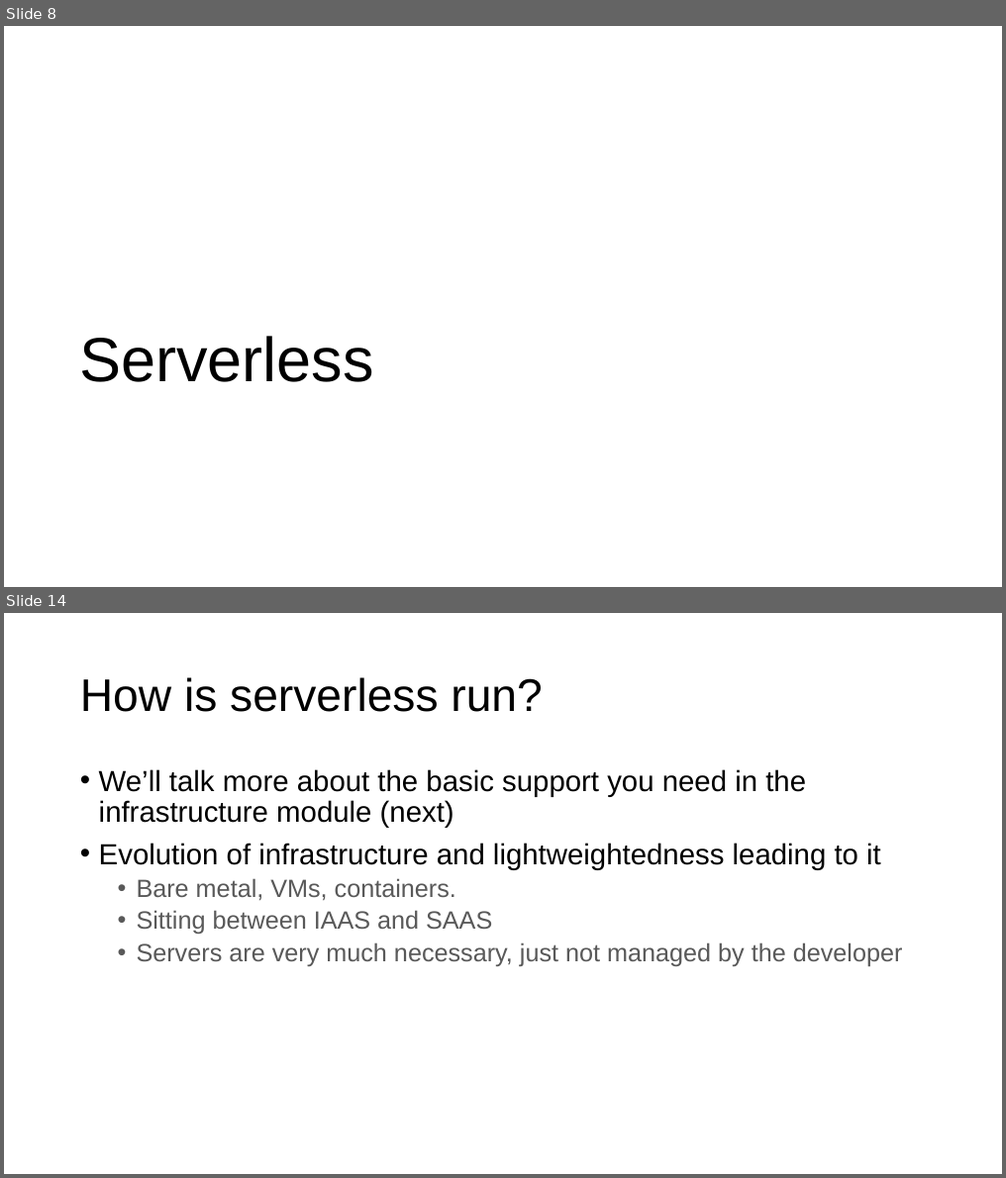
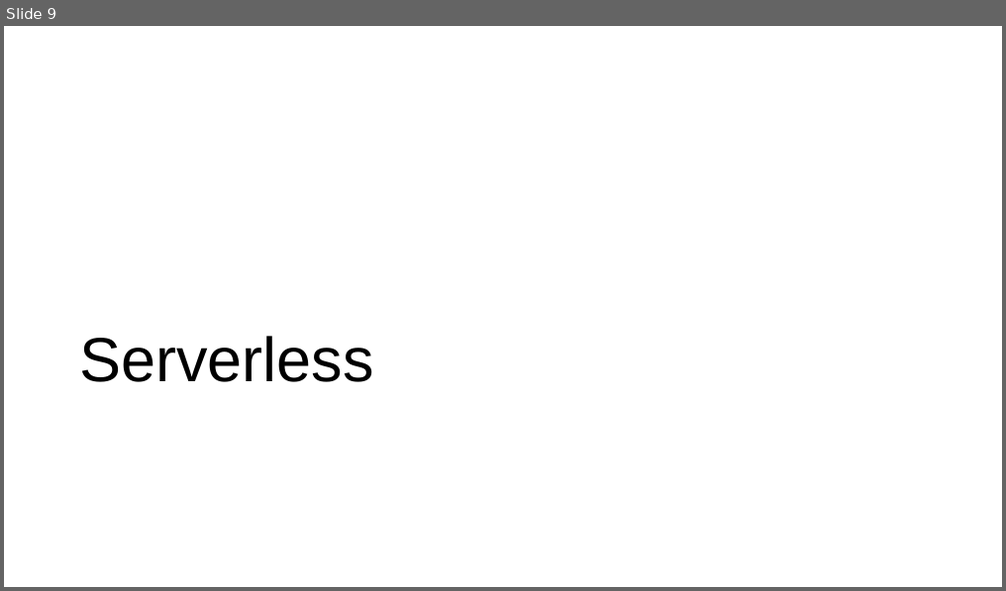
Before and after one commit to ngsrinivas/coursegen, a slide deck: ex/553-S25/staging/553-S25/lectures/07-application-architecture.pptx. Shown one above the other, each under a label of ours: slides 8 and 14 before the commit, slide 9 after it; the slides between them are not shown. The pictures are 1006x1178 and 1006x591 pixels, drawn with LibreOffice and Linux fonts; fonts in the diff are those of the drawing. Boxes give left, top, right and bottom in pixels: in the first picture for what was removed or moved away, otherwise in the second. Text is boxed around its words. In the diff, an @@ line names an element or a change of style, - is before the commit and + after.

Commit message:
Add lecture 7 serverless

```diff
--- a/ex/553-S25/staging/553-S25/lectures/07-application-architecture.pptx
+++ b/ex/553-S25/staging/553-S25/lectures/07-application-architecture.pptx
@@ slide 14 removed at (4,613,1002,1174), background #FFFFFF @@
@@ title removed at (80,677,542,712) @@
-How is serverless run?
@@ text removed at (99,769,903,966) @@
-• We’ll talk more about the basic support you need in the infrastructure module (next)
-• Evolution of infrastructure and lightweightedness leading to it
-  • Bare metal, VMs, containers.
-  • Sitting between IAAS and SAAS
-  • Servers are very much necessary, just not managed by the developer
@@ what was slide 8 is now slide 9 @@
```
Also in this commit, not shown: 7 slides changed, 6 slides added, 2 other slides removed, 2 other files.
